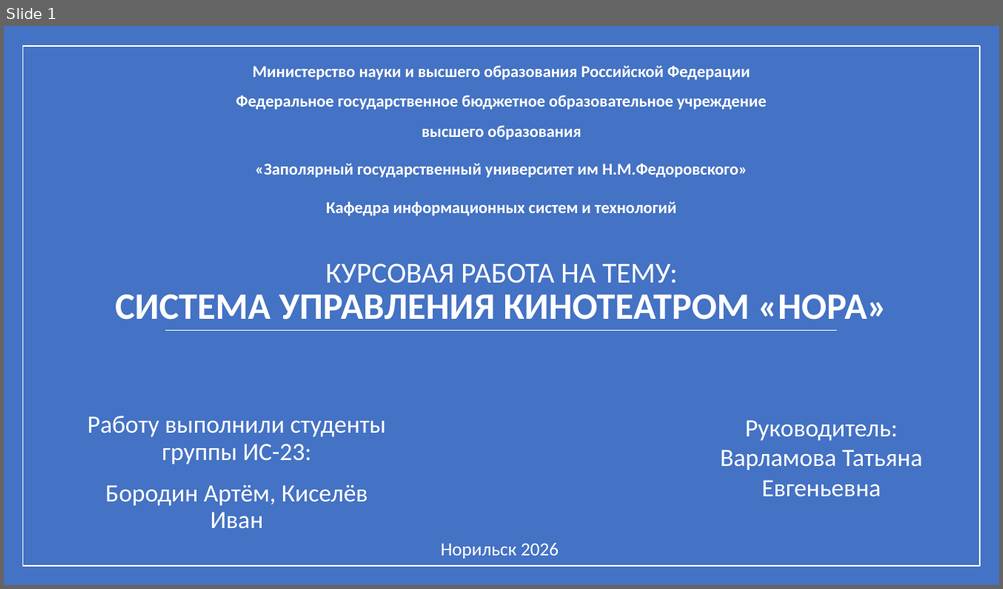
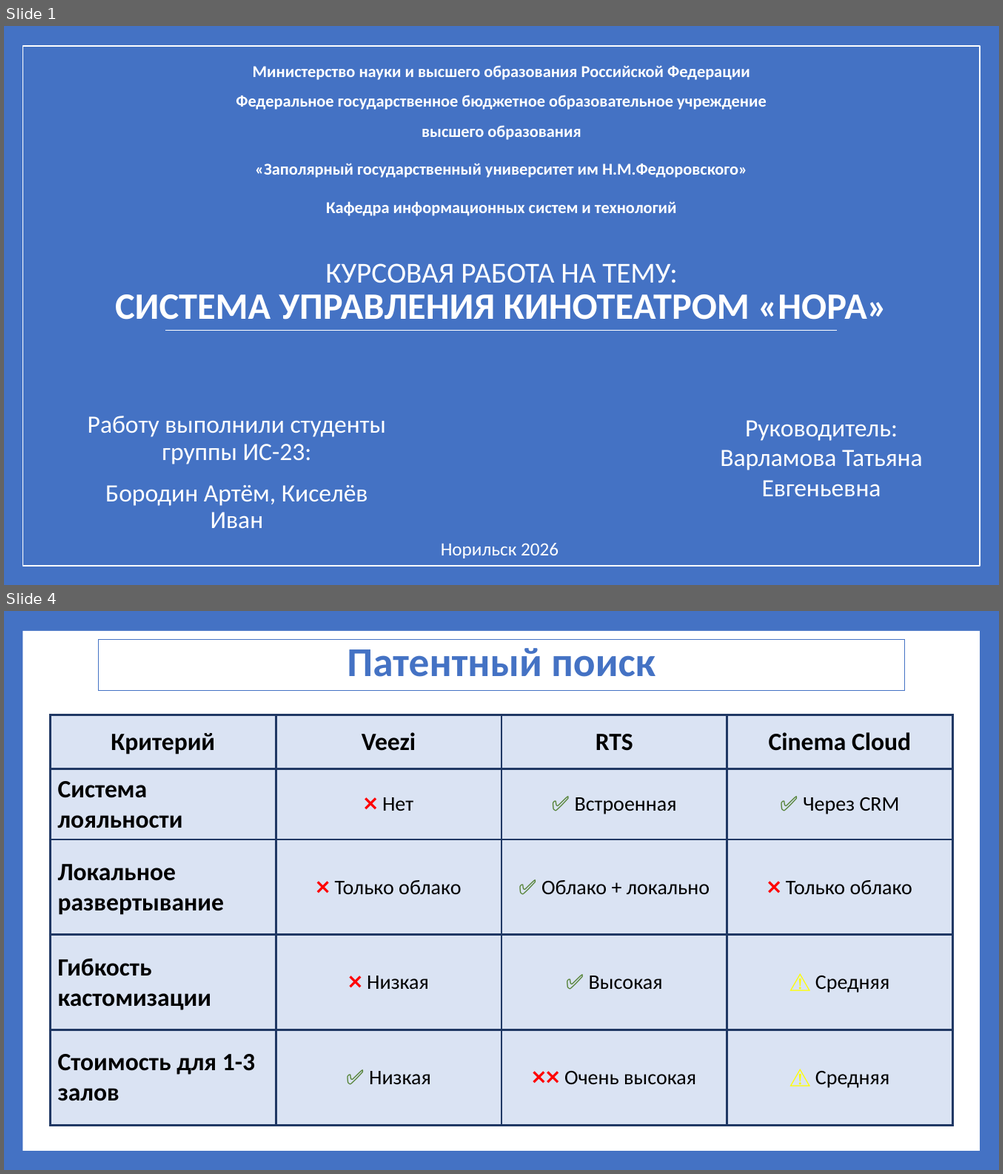
Before and after one commit to artem5438/my-first-repo2, a slide deck: docs/Пояснительные_материалы/Презентация_к_защите.pptx. Shown one above the other, each under a label of ours: slide 1 before the commit, slides 1 and 4 after it; the slides between them are not shown. The pictures are 1003x589 and 1003x1174 pixels, drawn with LibreOffice and Linux fonts; fonts in the diff are those of the drawing. Boxes give left, top, right and bottom in pixels: in the first picture for what was removed or moved away, otherwise in the second. Text is boxed around its words. In the diff, an @@ line names an element or a change of style, - is before the commit and + after.

```diff
--- a/docs/Пояснительные_материалы/Презентация_к_защите.pptx
+++ b/docs/Пояснительные_материалы/Презентация_к_защите.pptx
@@ slide 4 added at [4, 611, 999, 1170], background #4472C4 @@
@@ rectangle added at [22, 631, 979, 1151], fill #FFFFFF @@
@@ rectangle added at [99, 639, 905, 691], outline #4472C4 0.75 pt, 39.6 pt, text #4472C4, bold @@
+Патентный поиск
@@ table added at [51, 715, 951, 1126], 5 rows, 4 columns @@
+Критерий | Veezi | RTS | Cinema Cloud
+Система лояльности | ❌ Нет | ✅ Встроенная | ✅ Через CRM
+Локальное развертывание | ❌ Только облако | ✅ Облако + локально | ❌ Только облако
+Гибкость кастомизации | ❌ Низкая | ✅ Высокая | ⚠️ Средняя
+Стоимость для 1-3 залов | ✅ Низкая | ❌❌ Очень высокая | ⚠️ Средняя
```
Also in this commit, not shown: 12 slides changed, 5 other slides added, 2 slides removed, 10 other files.
